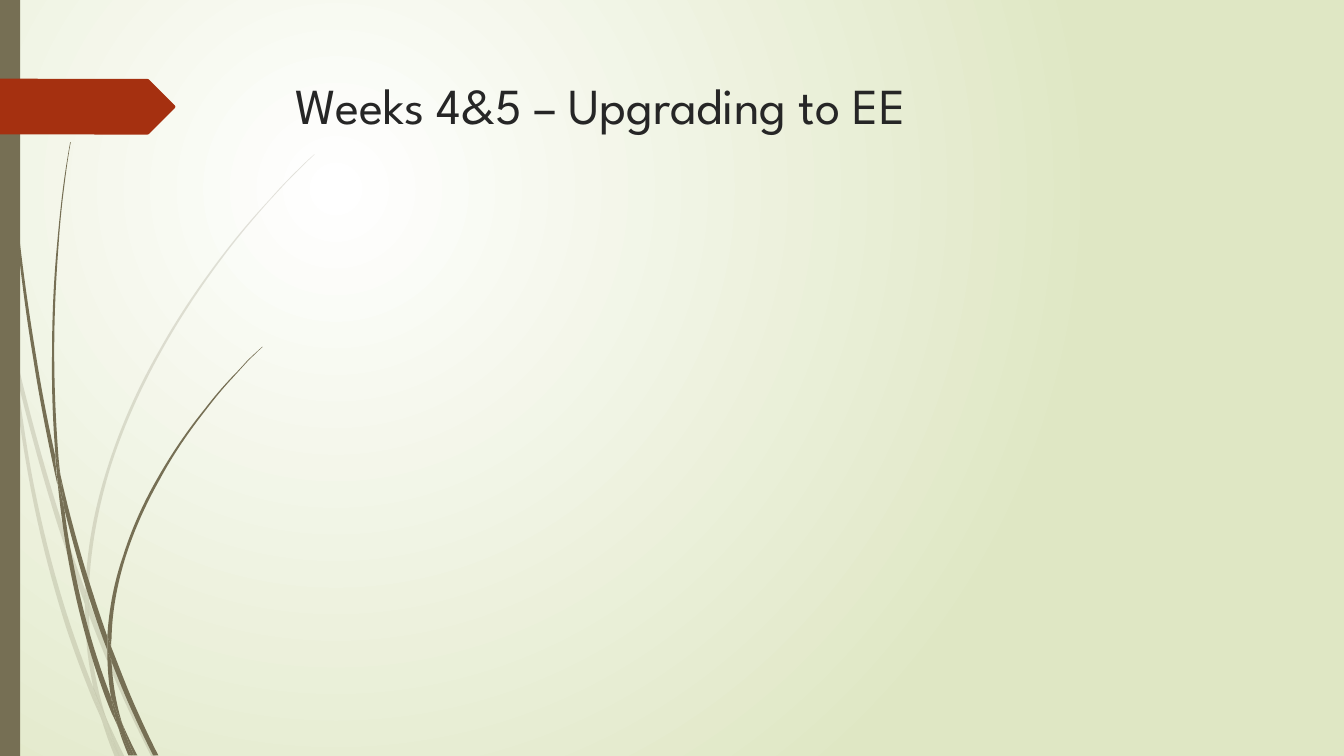
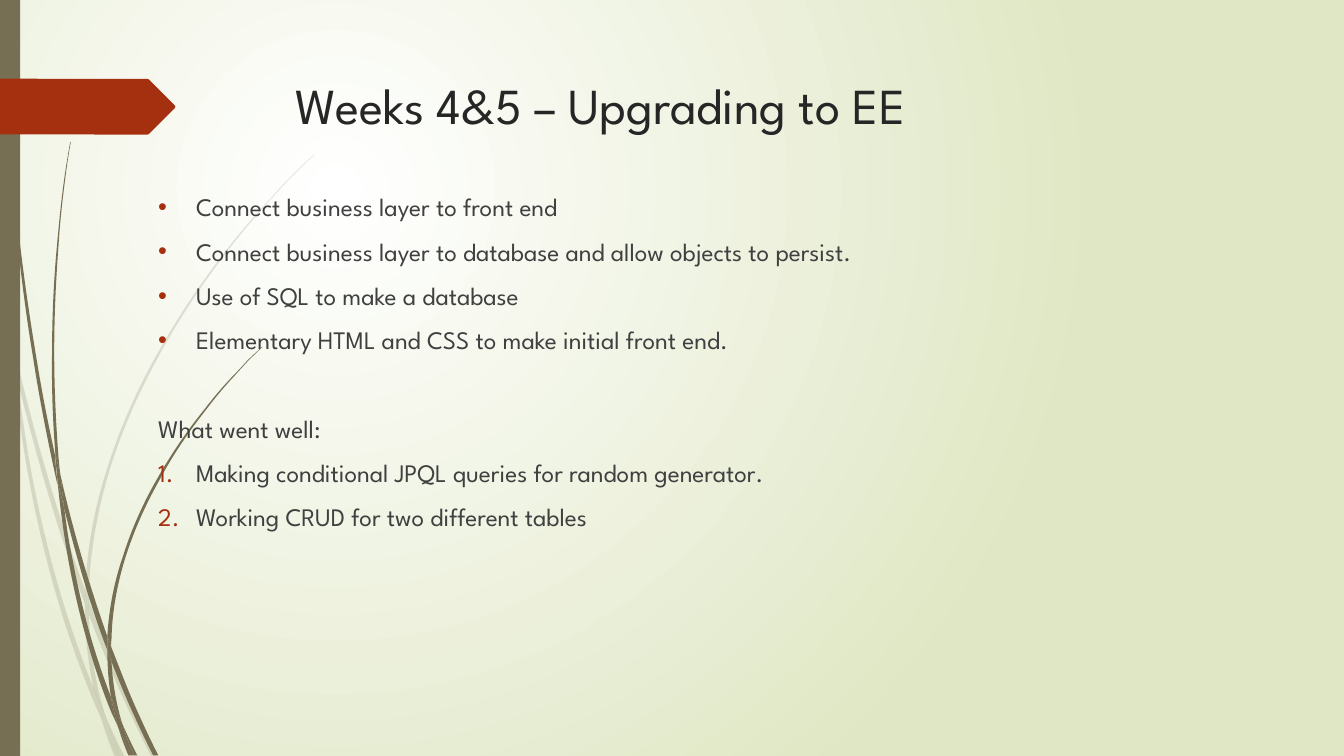
Before and after one commit to RM147/StoryGen, a slide deck: slide 8 of Project Presentation.pptx (slide 7 before the commit). Drawn at 1344x756 pixels with LibreOffice and Linux fonts; fonts in the diff are those of the drawing. Boxes give left, top, right and bottom in pixels: in the first picture for what was removed or moved away, otherwise in the second. Text is boxed around its words. In the diff, an @@ line names an element or a change of style, - is before the commit and + after.

```diff
--- a/Project Presentation.pptx
+++ b/Project Presentation.pptx
@@ text added at box(158, 198, 852, 532), 18 pt, text #404040 @@
+• Connect business layer to front end
+• Connect business layer to database and allow objects to persist.
+• Use of SQL to make a database
+• Elementary HTML and CSS to make initial front end.
+What went well:
+1. Making conditional JPQL queries for random generator.
+2. Working CRUD for two different tables
```
Also in this commit, not shown: 7 other slides changed, 4 slides added, 2 slides removed.
